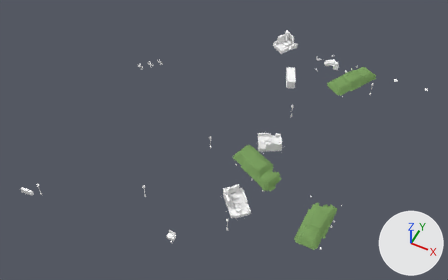
Before and after pictures for a commit that changed the glTF model assets/models/outdoor/outdoor_00.glb.
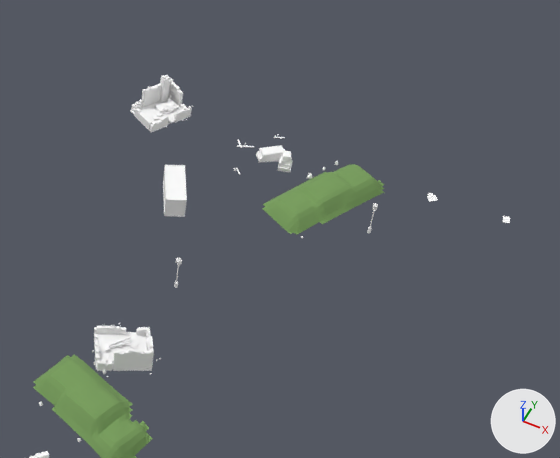
There are two pictures of each version: one whole from a camera (50 mm lens) standing at (52.8, -106.8, 130.5) and looking at (2.4, -6.0, 4.5), one close up on the part from 49% to 100% of the width and 0% to 67% of the height. Lighting does not change. The marker at lower right points along +X, +Y and +Z. The first two pictures are the older version. Vertices at exactly the same position are counted once.

Names of what the first close-up shows: 'gas_station_town'.
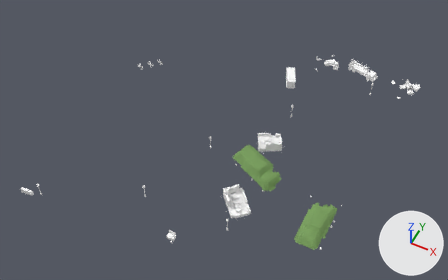
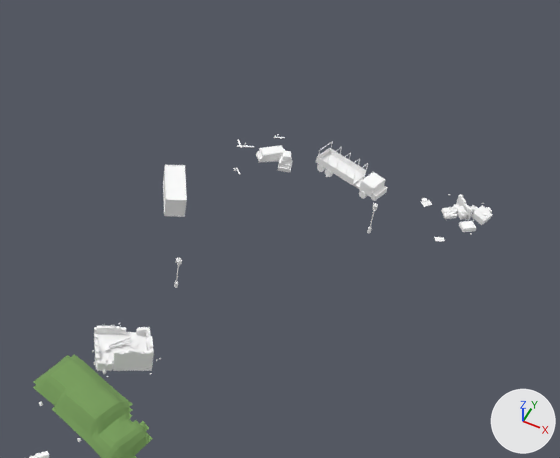
Patch to the scene script:
```diff
--- a/assets/models/outdoor/outdoor_00.glb.py
+++ b/assets/models/outdoor/outdoor_00.glb.py
@@ me_gas_station_town @@
 # used by ob_gas_station_town; location = (0.0, 0.0, 0.0)
-me_gas_station_town.from_pydata(...)  # 6607 vertices, 10280 faces; spans x -36.6..47.1, y -44.0..39.5, z 1.3..11.3
+me_gas_station_town.from_pydata(...)  # 6036 vertices, 9206 faces; spans x -36.6..45.0, y -44.0..38.1, z 1.3..11.3
+# me_gas_station_town part 1: the loose piece of 8 vertices spanning x 4.4..4.6, y 33.1..33.3, z 6.7..6.8 is multiplied about its middle by the matrix ((5.318, -3.725, 0.591), (3.759, 5.319, -0.299), (-0.311, 0.585, 6.486)), then moved by (36.2, 1.8, -0.5)
+# me_gas_station_town part 2: the loose piece of 8 vertices spanning x 2.8..4.5, y 35.7..37.6, z 6.5..7.4 is multiplied about its middle by the matrix ((0.332, 0.199, -0.035), (-0.194, 0.333, 0.05), (0.055, -0.025, 0.384)), then moved by (40.3, 0.0, -0.6)
+# me_gas_station_town part 3: the loose piece of 8 vertices spanning x 1.7..3.8, y 35.0..37.1, z 6.6..7.3 is multiplied about its middle by the matrix ((0.077, 0.08, 0.0), (-0.077, 0.074, -0.028), (-0.02, 0.019, 0.107)), then moved by (41.2, 0.2, -0.9)
+# me_gas_station_town part 4: the loose piece of 8 vertices spanning x 46.1..47.1, y 36.0..37.3, z 5.8..5.9 is turned -76.5 degrees about the z axis through its middle, then moved by (-6.1, -7.1, 0.3)
+# me_gas_station_town part 5: the loose piece of 8 vertices spanning x 37.1..38.4, y 35.4..36.7, z 6.0..6.1 is moved by (-0.4, -1.2, 0.0)
+# me_gas_station_town part 6: 40 loose pieces with 736 vertices, spanning x -0.8..26.3, y 21.9..39.5, z 6.2..10.5, are deleted
+# me_gas_station_town part 7: 403 vertices removed from x 20.1..32.4, y 22.2..37.3, z 6.3..8.6; 568 vertices added at x 23.5..45.0, y 31.1..36.8, z 5.6..9.6
+# other edits to the shape of me_gas_station_town do not show in these pictures
 me_gas_station_town.materials.append(mat_kit_atlas)
```

Changed parts and their boxes (x1, y1, x2, y2) in the close-ups (560 x 458 px; the box of a moved part takes in the faces that stretch with it):
'gas_station_town', reshaped
    before: (29, 75, 510, 458)
    after: (29, 134, 493, 458)
part 1 of me_gas_station_town, moved or reshaped (not visible before)
    after: (449, 204, 460, 214)
part 2 of me_gas_station_town, moved or reshaped (not visible afterwards)
    before: (164, 101, 178, 113)
part 3 of me_gas_station_town, moved or reshaped (not visible afterwards)
    before: (155, 102, 168, 114)
part 4 of me_gas_station_town, moved or reshaped
    before: (503, 216, 510, 223)
    after: (434, 237, 445, 241)
part 5 of me_gas_station_town, moved or reshaped
    before: (427, 195, 438, 202)
    after: (421, 200, 432, 207)
part 6 of me_gas_station_town, deleted
    before: (130, 75, 338, 239)
part 7 of me_gas_station_town, moved or reshaped
    before: (262, 164, 385, 235)
    after: (316, 141, 493, 232)
